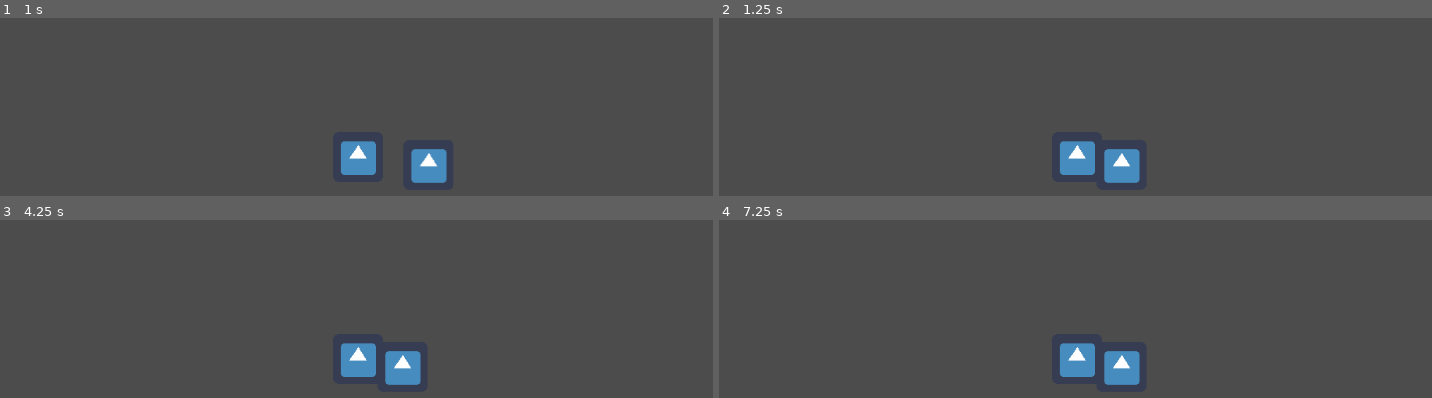
Above: before the commit, frames 1-4 (two rows, left to right).
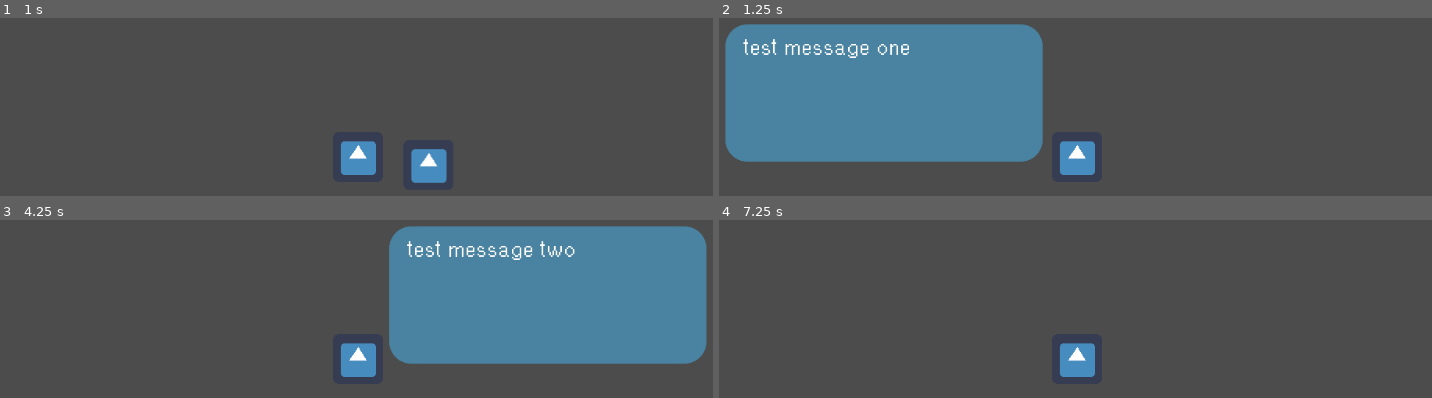
Above: after the commit, the same moments.

Repository: kris-pearman/global-game-jam-2021
Game: Godot game, scene res://Scenes/Collider Test.tscn
Two runs of this game, one before a commit and one after it. Both use one fixed random seed, a clock stepped at 60 frames per second and the inputs below. This scene is started directly instead of the project's main scene. The engine's default icon, where the game draws it, is replaced by a stand-in: a white triangle on a blue panel in a dark square. Sound files missing from this copy of the repository are replaced by a short silence.
Inputs:
- Up to frame 1 (1 s): tap Enter (ui_accept) at 0.5, 0.77 s; hold Right (right) from 0.53 s (still down)
- Up to frame 2 (1.25 s): keep holding Right (right)
- Up to frame 3 (4.25 s): release Right (right) at 1.28 s; hold Down (down) 1.28-2.03 s; tap Enter (ui_accept) at 1.52, 2, 2.75, 3.02, 3.5, 3.77 s; hold Right (right) 2.03-2.78 s; hold Up (up) 2.78-3.53 s; hold Left (left) from 3.53 s (still down)
- Up to frame 4 (7.25 s): tap Enter (ui_accept) at 4.52, 5, 5.75, 6.02, 6.77 s; release Left (left) at 5.03 s; hold Down (down) 5.03-5.78 s; hold Right (right) 5.78-6.53 s; hold Up (up) from 6.53 s (still down)

Frame 1 is identical in both runs. In frame 2, 35% of the frame differs, in the area x 0-60%, y 3-93%; in frame 3, 35%; in frame 4, 1.0%.

Commit message:
added cutscenes system

Diff:
--- /dev/null
+++ b/Global Game Jam 2021/Globals/CutScenes.gd
@@ -0,0 +1,17 @@
+extends Node
+
+var scene_array: Array = []
+var current_scene: Array
+
+func _ready():
+	var scene0: Array = ["test message one", "test message two"]
+	scene_array.push_back(scene0)
+
+func play_scene(id):
+	current_scene = scene_array[0]
+
+func get_next_message():
+	if(current_scene.size() > 0):
+		return current_scene.pop_front()
+	else:
+		return ""
--- a/Global Game Jam 2021/Scenes/Collectable/Collectable.gd
+++ b/Global Game Jam 2021/Scenes/Collectable/Collectable.gd
@@ -5,6 +5,7 @@
 func on_body_entered(body):
 	if body.get_name() == "Player":
 		body.play_cutscene(id)
+		queue_free()
 
 func _ready():
 	connect("body_entered", self, "on_body_entered")
--- a/Global Game Jam 2021/Scenes/Player.gd
+++ b/Global Game Jam 2021/Scenes/Player.gd
@@ -4,6 +4,7 @@
 var velocity = Vector2()
 
 var in_cutscene: bool = false
+var message_direction = "right"
 
 func get_input():
 	velocity = Vector2()
@@ -32,3 +33,18 @@
 
 func play_cutscene(id):
 	in_cutscene = true
+	CutScenes.play_scene(id)
+	get_next_message()
+
+func get_next_message():
+	var message = CutScenes.get_next_message()
+	if message != "":
+		var TextMessage = preload("res://Scenes/TextMessage/TextMessage.tscn").instance()
+		if message_direction == "left":
+			message_direction = "right"
+		else:
+			message_direction = "left"
+		TextMessage.showText(message, message_direction)
+		add_child(TextMessage)
+	else:
+		in_cutscene = false
--- a/Global Game Jam 2021/Scenes/TextMessage/TextMessage.gd
+++ b/Global Game Jam 2021/Scenes/TextMessage/TextMessage.gd
@@ -1,6 +1,7 @@
 extends NinePatchRect
 
-const player_distance: Vector2 = Vector2(200, 0) #TBD
+const player_distance_right: Vector2 = Vector2(40, -170)
+const player_distance_left: Vector2 = Vector2(-450, -170)
 const color_invisible: Color = Color(0, 0, 0, 0)
 
 var timer: Timer
@@ -12,7 +13,7 @@
 
 	timer = Timer.new()
 	timer.set_one_shot(true)
-	timer.set_wait_time(5)
+	timer.set_wait_time(3)
 	timer.connect("timeout", self, "hide")
 	add_child(timer)
 	timer.start()
@@ -20,9 +21,9 @@
 func set_direction(direction):
 	match direction:
 		"left":
-			rect_position = player_distance * -1
-		"right", _:
-			rect_position = player_distance
+			rect_position = player_distance_left
+		"right":
+			rect_position = player_distance_right
 
 func showText(text, direction = ""):
 	$Label.text = text
@@ -30,4 +31,5 @@
 
 func hide():
 	#May seem redundant. Leaving hide function in case we want to make bubbles fade before disappearing
+	get_parent().call_deferred("get_next_message")
 	queue_free()
--- a/Global Game Jam 2021/project.godot
+++ b/Global Game Jam 2021/project.godot
@@ -22,6 +22,7 @@
 [autoload]
 
 Events="*res://Globals/Events.gd"
+CutScenes="*res://Globals/CutScenes.gd"
 
 [input]
 
